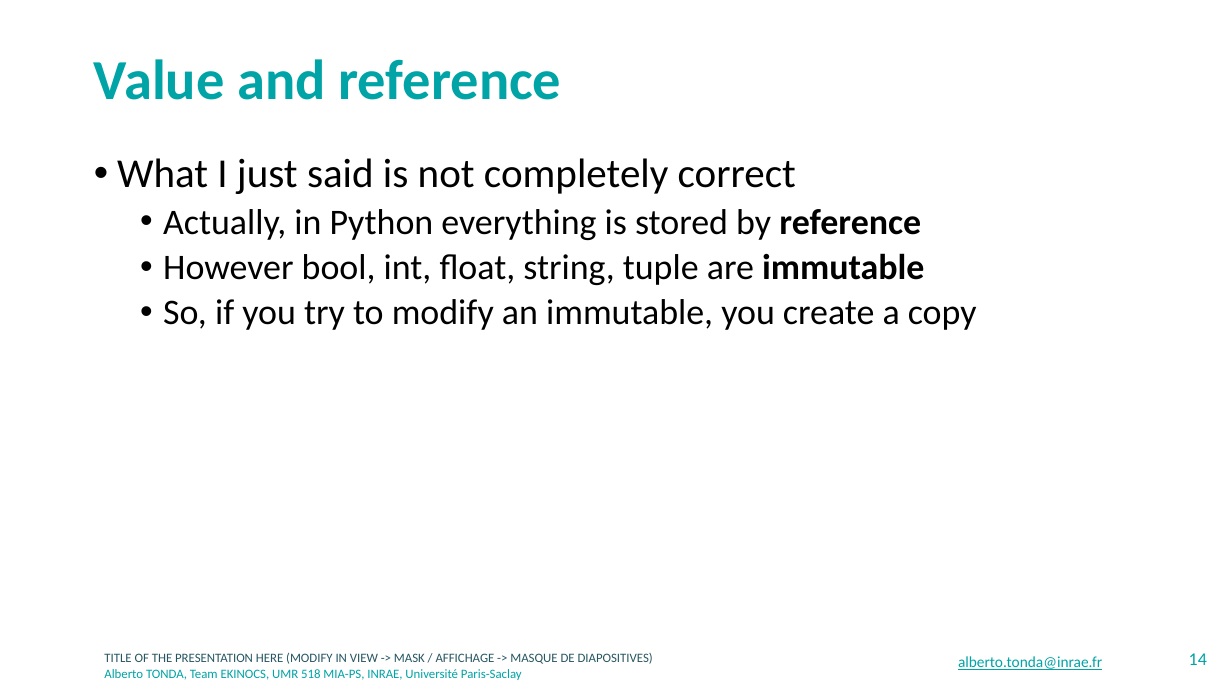
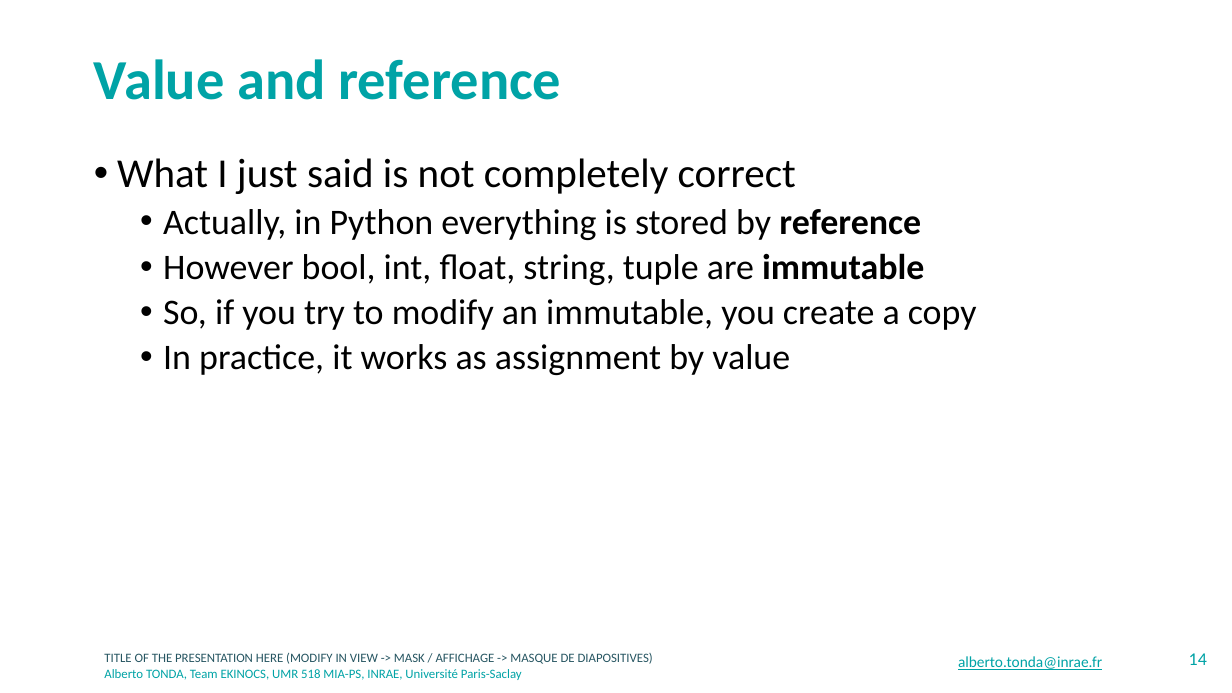
Before and after one commit to albertotonda/teaching, a slide deck: slide 14 of crash-course-on-data-science/coding.pptx. Drawn at 1232x693 pixels with LibreOffice and Linux fonts; fonts in the diff are those of the drawing; background and template pictures are left out. Boxes give left, top, right and bottom in pixels: in the first picture for what was removed or moved away, otherwise in the second. Text is boxed around its words. In the diff, an @@ line names an element or a change of style, - is before the commit and + after.

```diff
--- a/crash-course-on-data-science/coding.pptx
+++ b/crash-course-on-data-science/coding.pptx
@@ text at bbox=[163, 344, 790, 375]: paragraph added @@
+  • In practice, it works as assignment by value
```
Also in this commit, not shown: 2 other slides changed, 3 slides added, 2 other files.
